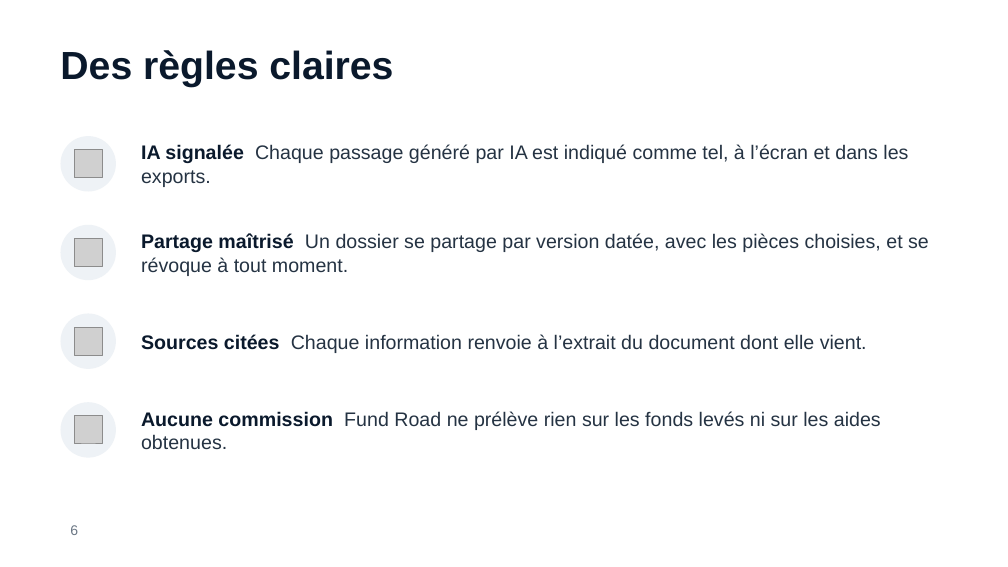
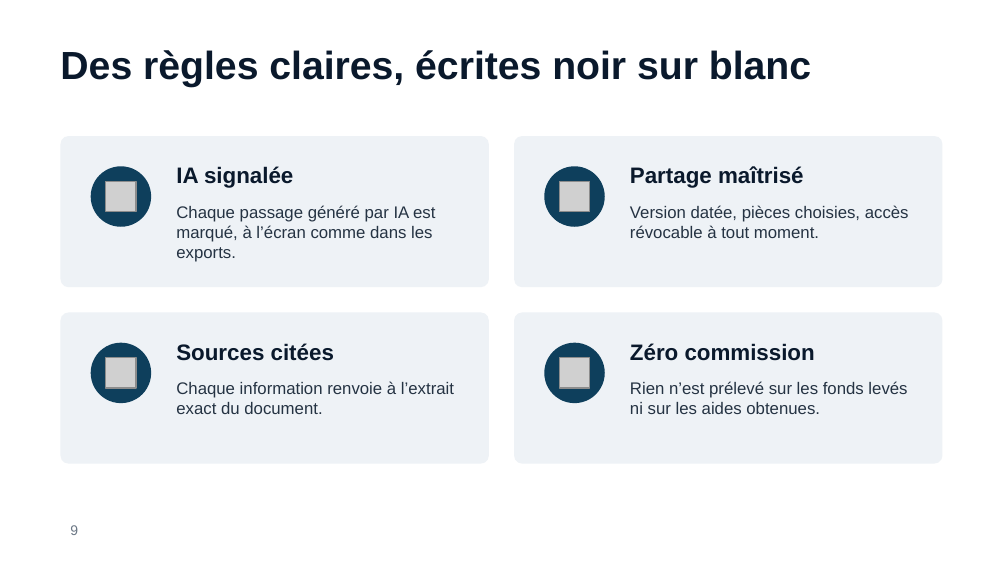
Before and after one commit to Nadir-DNA/fund-road, a slide deck: slide 9 of docs/presentations/fund-road-startups.pptx (slide 6 before the commit). Drawn at 1008x567 pixels with LibreOffice and Linux fonts; fonts in the diff are those of the drawing; grey boxes stand for pictures; background and template pictures are left out. Boxes give left, top, right and bottom in pixels: in the first picture for what was removed or moved away, otherwise in the second. Text is boxed around its words. In the diff, an @@ line names an element or a change of style, - is before the commit and + after.

```diff
--- a/docs/presentations/fund-road-startups.pptx
+++ b/docs/presentations/fund-road-startups.pptx
@@ title at (60, 50, 811, 87): text changed @@
-Des règles claires
+Des règles claires, écrites noir sur blanc
@@ rounded rectangle added at (60, 136, 489, 287), fill #EEF2F6 @@
@@ rounded rectangle added at (514, 136, 942, 287), fill #EEF2F6 @@
@@ picture removed at (74, 150, 102, 178) @@
@@ ellipse at (91, 166, 151, 227): fill #EEF2F6 to #0E3F5C @@
@@ ellipse: place and size @@
-ellipse at (60, 136, 116, 192)
+ellipse at (91, 166, 151, 227)
@@ text added at (176, 166, 293, 188), 16 pt, text #0A192C, bold @@
+IA signalée
@@ ellipse added at (544, 166, 605, 227), fill #0E3F5C @@
@@ text added at (630, 166, 804, 188), 16 pt, text #0A192C, bold @@
+Partage maîtrisé
@@ picture added at (106, 181, 136, 212) @@
@@ text at (176, 205, 435, 262): text changed; size 14 to 12 pt @@
-IA signalée Chaque passage généré par IA est indiqué comme tel, à l’écran et dans les exports.
+Chaque passage généré par IA est marqué, à l’écran comme dans les exports.
@@ picture added at (559, 181, 590, 212) @@
@@ vertical alignment middle to top in 4 elements at (630, 381, 907, 414), (176, 205, 435, 262), (176, 381, 454, 414), (630, 205, 909, 238) @@
@@ text at (630, 205, 909, 238): text changed; size 14 to 12 pt @@
-Partage maîtrisé Un dossier se partage par version datée, avec les pièces choisies, et se révoque à tout moment.
+Version datée, pièces choisies, accès révocable à tout moment.
@@ ellipse removed at (60, 225, 116, 280) @@
@@ picture removed at (74, 239, 102, 267) @@
@@ rounded rectangle added at (60, 312, 489, 464), fill #EEF2F6 @@
@@ picture removed at (74, 328, 102, 356) @@
@@ rounded rectangle added at (514, 312, 942, 464), fill #EEF2F6 @@
@@ ellipse: place and size @@
-ellipse at (60, 313, 116, 369)
+ellipse at (91, 343, 151, 403)
@@ ellipse at (91, 343, 151, 403): fill #EEF2F6 to #0E3F5C @@
@@ picture added at (106, 358, 136, 388) @@
@@ text added at (176, 343, 334, 361), 16 pt, text #0A192C, bold @@
+Sources citées
@@ ellipse added at (544, 343, 605, 403), fill #0E3F5C @@
@@ picture added at (559, 358, 590, 388) @@
@@ text added at (630, 343, 815, 361), 16 pt, text #0A192C, bold @@
+Zéro commission
@@ text at (176, 381, 454, 414): text changed; size 14 to 12 pt @@
-Sources citées Chaque information renvoie à l’extrait du document dont elle vient.
+Chaque information renvoie à l’extrait exact du document.
@@ text at (630, 381, 907, 414): text changed; size 14 to 12 pt @@
-Aucune commission Fund Road ne prélève rien sur les fonds levés ni sur les aides obtenues.
+Rien n’est prélevé sur les fonds levés ni sur les aides obtenues.
@@ ellipse removed at (60, 402, 116, 458) @@
@@ picture removed at (74, 415, 102, 444) @@
```
Also in this commit, not shown: 3 other slides changed, 6 slides added, 3 slides removed, 19 other files.
